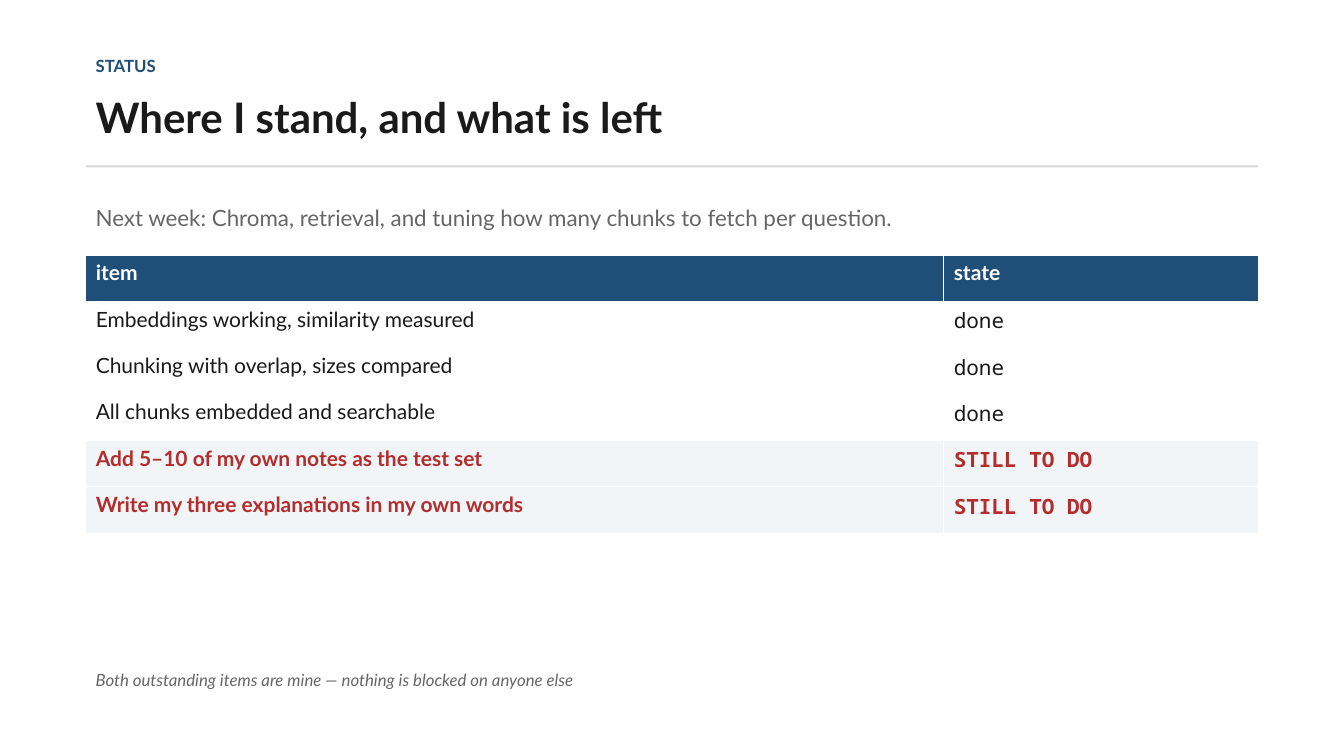
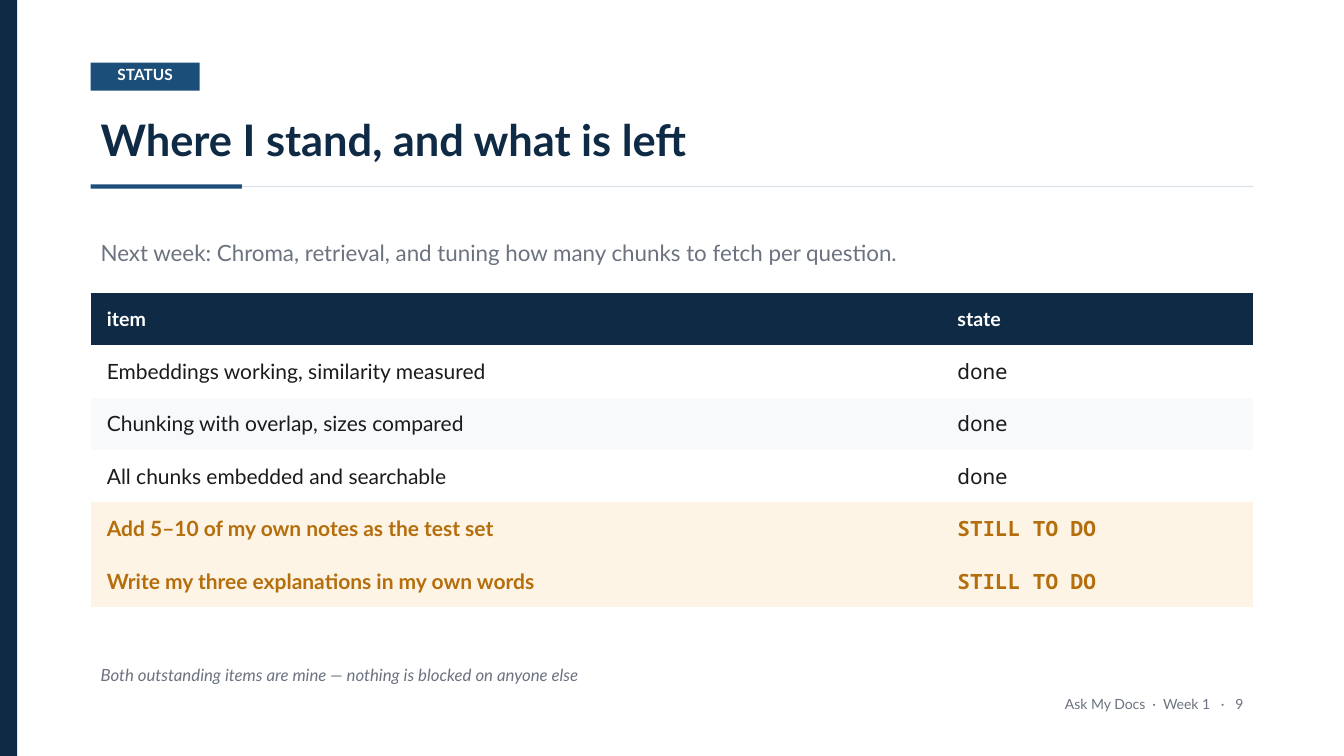
Before and after one commit to Iddrisusalima/ask-my-docs, a slide deck: slide 10 of presentation/week1-review.pptx. Drawn at 1344x756 pixels with LibreOffice and Linux fonts; fonts in the diff are those of the drawing. Boxes give left, top, right and bottom in pixels: in the first picture for what was removed or moved away, otherwise in the second. Text is boxed around its words. In the diff, an @@ line names an element or a change of style, - is before the commit and + after.

Commit message:
style(presentation): Restyle deck with navy template and banded tables
- Strip table gridlines and carry structure with row banding instead
- Centre content blocks vertically, fixing captions stranded above tables
- Add page numbers and a left accent stripe

```diff
--- a/presentation/week1-review.pptx
+++ b/presentation/week1-review.pptx
@@ rectangle added at box(0, 0, 17, 756), fill #0F2A44 @@
@@ text "STATUS": place and size @@
-text "STATUS" at box(96, 59, 156, 72)
+text "STATUS" at box(117, 68, 172, 80)
@@ text "STATUS" at box(117, 68, 172, 80): size 12 to 11 pt, text colour #1F4E79 to #FFFFFF; alignment left to centre @@
@@ rectangle added at box(91, 63, 200, 91), fill #1C4E7A @@
@@ text "Where I stand, and what ...": place and size @@
-text "Where I stand, and what ..." at box(96, 101, 662, 139)
+text "Where I stand, and what ..." at box(101, 123, 686, 162)
@@ text "Where I stand, and what ..." at box(101, 123, 686, 162): size 30 to 31 pt, text colour #1A1A1A to #0F2A44 @@
@@ rectangle added at box(91, 185, 242, 189), fill #1C4E7A @@
@@ rectangle: place and size @@
-rectangle at box(86, 165, 1258, 167)
+rectangle at box(242, 186, 1253, 187)
@@ rectangle at box(242, 186, 1253, 187): fill #D8D8D8 to #DDE3E8 @@
@@ text "Next week: Chroma, retrieval, and ...": place and size @@
-text "Next week: Chroma, retrieval, and ..." at box(96, 209, 892, 230)
+text "Next week: Chroma, retrieval, and ..." at box(101, 244, 897, 265)
@@ text "Next week: Chroma, retrieval, and ..." at box(101, 244, 897, 265): text colour #666666 to #6B7280 @@
@@ table at box(91, 292, 1253, 607) @@
@@ fill #1F4E79 to #0F2A44 in row 1 @@
@@ fill #FFFFFF to #F7F9FB in row 3 @@
@@ fill #F2F5F8 to #FDF4E6 in 4 cells @@
@@ size 15 to 14 pt in "item", "state" @@
@@ text colour #1A1A1A to #1B1B1B in "Embeddings working, similarity measured", "done", "Chunking with overlap, sizes compared", "done" and 2 more places @@
@@ text colour #B32D2D to #B56E0C in "Add 5–10 of my own notes as ...", "STILL TO DO", "Write my three explanations in my own ...", "STILL TO DO" @@
@@ borders changed @@
@@ table: place and size @@
-table at box(86, 255, 1258, 533)
+table at box(91, 292, 1253, 607)
@@ text "Both outstanding items are mine ..." at box(101, 668, 579, 684): text colour #666666 to #6B7280 @@
@@ text added at box(1065, 699, 1243, 712), 10 pt, text #6B7280 @@
+Ask My Docs · Week 1 · 9
```
Also in this commit, not shown: 9 other slides changed, 1 other file.
